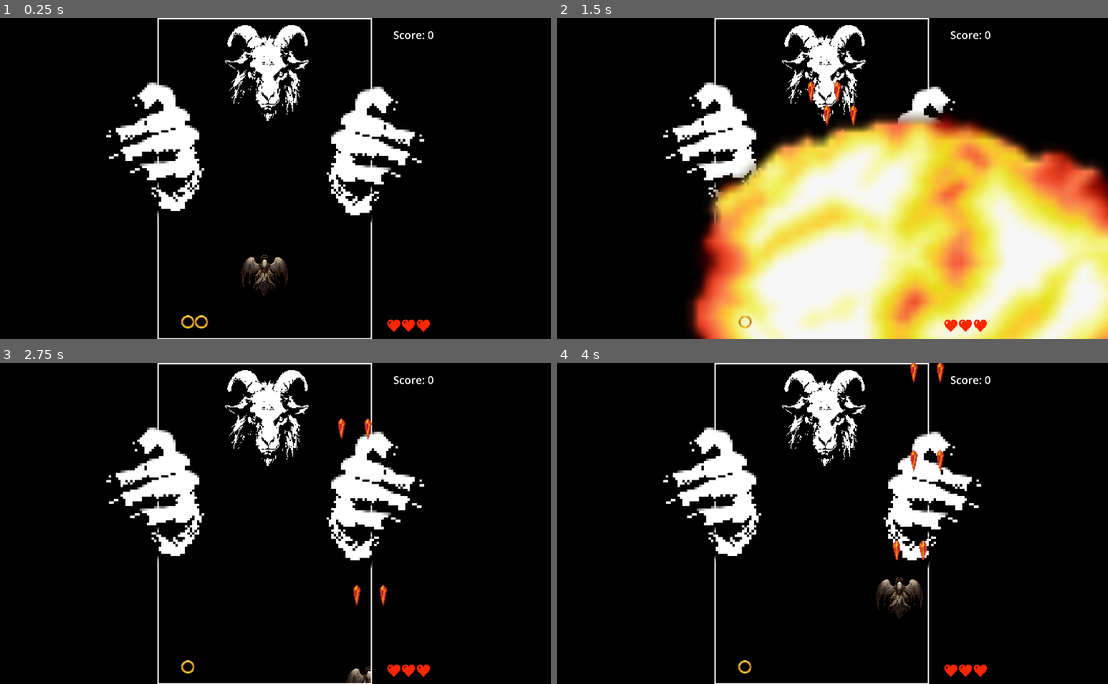
Above: before the commit, frames 1-4 (two rows, left to right).
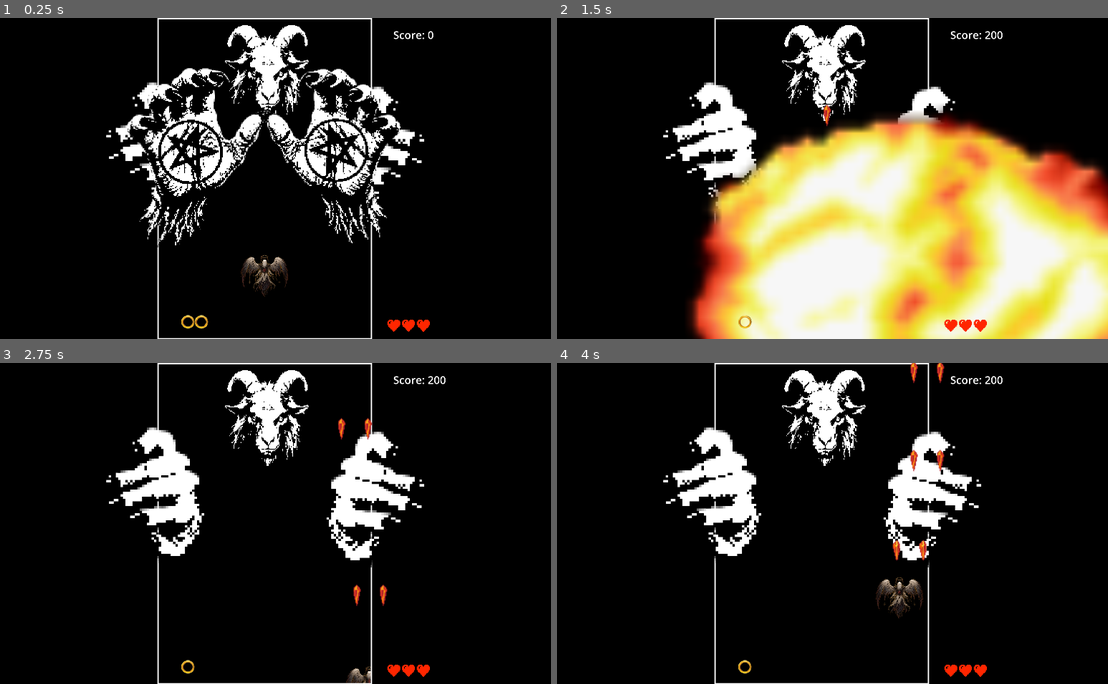
Above: after the commit, the same moments.

Repository: zero236789-sudo/Fallen-Angel
Game: Godot game, scene res://Scenes/game3.tscn
Same seed, same stepped clock (60 frames per second), same inputs: the game is played once before the commit and once after it. This scene is started directly instead of the project's main scene.
Inputs (mouse positions are in pixels of both pictures, inside the frame that each line leads up to):
- Up to frame 1 (0.25 s): no input
- Up to frame 2 (1.5 s): tap Enter at 0.5 s; move the mouse to (948, 162) at 0.52 s; hold D (ui_right) 0.53-1.28 s; hold Space (shoot) 0.53-1.28 s; move the mouse to (705, 194) at 1.27 s; hold S (ui_down) from 1.28 s (still down); tap E (bomb) at 1.35 s
- Up to frame 3 (2.75 s): tap Space (shoot) at 1.55, 2.3 s; move the mouse to (319, 452) at 2.02 s; release S (ui_down) at 2.03 s; hold D (ui_right) from 2.03 s (still down); hold R (reiniciar_nivel) from 2.03 s (still down)
- Up to frame 4 (4 s): move the mouse to (793, 587) at 2.77 s; release D (ui_right) at 2.78 s; release R (reiniciar_nivel) at 2.78 s; hold W (ui_up) 2.78-3.53 s; tap Space (shoot) at 2.85, 3.8 s; move the mouse to (992, 571) at 3.52 s; hold A (ui_left) from 3.53 s (still down); hold Shift (slow) from 3.53 s (still down)

The runs differ from the first frame. In frame 1, 8.2% of the frame differs, in the area x 22-73%, y 15-72%; in frame 2, 0.2%; in frame 3, less than 0.1%; in frame 4, less than 0.1%.

Commit message:
manos izq der vox

Diff:
--- /dev/null
+++ b/Enemies/left_hand.tscn
@@ -0,0 +1,25 @@
+[gd_scene load_steps=4 format=3 uid="uid://cux36mxu0n4hr"]
+
+[ext_resource type="Script" uid="uid://bnn1xx2phuhdx" path="res://Scripts/left_hand.gd" id="1_edfin"]
+[ext_resource type="Texture2D" uid="uid://0emmxmliobo1" path="res://Manoizq.png" id="2_g8s5v"]
+[ext_resource type="PackedScene" uid="uid://6rpkf88xqu3y" path="res://Scenes/AngelBullet.tscn" id="2_xqxi0"]
+
+[node name="LeftHand" type="CharacterBody2D"]
+collision_layer = 3
+script = ExtResource("1_edfin")
+bullet_scene = ExtResource("2_xqxi0")
+
+[node name="Sprite2D" type="Sprite2D" parent="."]
+position = Vector2(329, 63)
+scale = Vector2(0.83268386, 0.83268404)
+texture = ExtResource("2_g8s5v")
+
+[node name="AnimationPlayer" type="AnimationPlayer" parent="."]
+
+[node name="CollisionPolygon2D" type="CollisionPolygon2D" parent="."]
+position = Vector2(2.0000002, 21)
+scale = Vector2(0.7742854, 0.7742854)
+polygon = PackedVector2Array(34, 385, 31, 355, 57, 341, 74, 311, 84, 245, 93, 207, 108, 174, 152, 149, 185, 108, 220, 76, 244, 56, 246, 25, 274, -13, 296, -59, 312, -93, 322, -116, 325, -139, 313, -161, 275, -141, 243, -127, 216, -89, 202, -63, 188, -44, 172, -39, 153, -51, 141, -87, 130, -114, 119, -170, 119, -232, 149, -243, 156, -256, 174, -251, 184, -257, 161, -302, 124, -320, 73, -324, 54, -322, 44, -312, 19, -325, -4, -322, -18, -310, -30, -301, -43, -288, -55, -277, -67, -263, -65, -253, -91, -260, -108, -258, -124, -247, -132, -234, -147, -218, -159, -205, -164, -189, -160, -173, -153, -157, -150, -142, -146, -129, -173, -131, -193, -135, -210, -133, -221, -121, -232, -109, -245, -89, -247, -66, -238, -54, -222, -40, -206, -25, -194, -14, -186, 5, -176, 16, -172, 28, -134, 145, -141, 207, -171, 255, -192, 287, -198, 313, -173, 310, -166, 300, -163, 315, -163, 332, -164, 352, -169, 391, -145, 390, -123, 413, -107, 415, -87, 420, -67, 421, -37, 421, -25, 419, -2, 412, 27, 397)
+
+[node name="spawnpos" type="Marker2D" parent="."]
+position = Vector2(17, 39)
--- /dev/null
+++ b/Enemies/right_hand.tscn
@@ -0,0 +1,25 @@
+[gd_scene load_steps=4 format=3 uid="uid://bhxa15qixml1m"]
+
+[ext_resource type="Script" uid="uid://c0jlny78ldh5b" path="res://Scripts/right_hand.gd" id="1_xgn82"]
+[ext_resource type="Texture2D" uid="uid://ceidmk5nr1xxt" path="res://Sprites/ManoDer.png" id="2_1pm36"]
+[ext_resource type="PackedScene" uid="uid://6rpkf88xqu3y" path="res://Scenes/AngelBullet.tscn" id="2_bwtxw"]
+
+[node name="RightHand" type="CharacterBody2D"]
+collision_layer = 3
+script = ExtResource("1_xgn82")
+bullet_scene = ExtResource("2_bwtxw")
+
+[node name="Sprite2D" type="Sprite2D" parent="."]
+position = Vector2(-132.95415, -94.74997)
+scale = Vector2(0.8210577, 0.8210577)
+texture = ExtResource("2_1pm36")
+
+[node name="AnimationPlayer" type="AnimationPlayer" parent="."]
+
+[node name="CollisionPolygon2D" type="CollisionPolygon2D" parent="."]
+position = Vector2(189.0446, -132.70563)
+scale = Vector2(-0.7235494, 0.82094634)
+polygon = PackedVector2Array(34, 385, 31, 355, 57, 341, 74, 311, 84, 245, 93, 207, 108, 174, 152, 149, 185, 108, 220, 76, 244, 56, 246, 25, 274, -13, 296, -59, 312, -93, 322, -116, 325, -139, 313, -161, 275, -141, 243, -127, 216, -89, 202, -63, 188, -44, 172, -39, 153, -51, 141, -87, 130, -114, 119, -170, 119, -232, 149, -243, 156, -256, 174, -251, 184, -257, 161, -302, 124, -320, 73, -324, 54, -322, 44, -312, 19, -325, -4, -322, -18, -310, -30, -301, -43, -288, -55, -277, -67, -263, -65, -253, -91, -260, -108, -258, -124, -247, -132, -234, -147, -218, -159, -205, -164, -189, -160, -173, -153, -157, -150, -142, -146, -129, -173, -131, -193, -135, -210, -133, -221, -121, -232, -109, -245, -89, -247, -66, -238, -54, -222, -40, -206, -25, -194, -14, -186, 5, -176, 16, -172, 28, -134, 145, -141, 207, -171, 255, -192, 287, -198, 313, -173, 310, -166, 300, -163, 315, -163, 332, -164, 352, -169, 391, -145, 390, -123, 413, -107, 415, -87, 420, -67, 421, -37, 421, -25, 419, -2, 412, 27, 397)
+
+[node name="spawnpos" type="Marker2D" parent="."]
+position = Vector2(366, -40)
--- a/Scenes/game3.tscn
+++ b/Scenes/game3.tscn
@@ -13,6 +13,8 @@
 [ext_resource type="Texture2D" uid="uid://cixipus1ahod5" path="res://ManoDerechaAbi.png" id="12_o4lua"]
 [ext_resource type="Texture2D" uid="uid://r75eancnieg2" path="res://Cabezacabra.png" id="13_1rvy5"]
 [ext_resource type="Texture2D" uid="uid://fkd8omkwpb8n" path="res://ManoizquAbrir.png" id="13_kjnwh"]
+[ext_resource type="PackedScene" uid="uid://cux36mxu0n4hr" path="res://Enemies/left_hand.tscn" id="14_kjnwh"]
+[ext_resource type="PackedScene" uid="uid://bhxa15qixml1m" path="res://Enemies/right_hand.tscn" id="15_1rvy5"]
 
 [sub_resource type="Gradient" id="Gradient_ccubw"]
 
@@ -153,3 +155,9 @@
 [node name="ManoizquAbrir" type="Sprite2D" parent="."]
 position = Vector2(594, 478)
 texture = ExtResource("13_kjnwh")
+
+[node name="LeftHand" parent="." instance=ExtResource("14_kjnwh")]
+position = Vector2(696, 417)
+
+[node name="RightHand" parent="." instance=ExtResource("15_1rvy5")]
+position = Vector2(1029, 572)
--- /dev/null
+++ b/Scenes/hand_bullet.tscn
@@ -0,0 +1,7 @@
+[gd_scene format=3 uid="uid://oatph11hrhlw"]
+
+[node name="HandBullet" type="Area2D"]
+
+[node name="Sprite2D" type="Sprite2D" parent="."]
+
+[node name="CollisionShape2D" type="CollisionShape2D" parent="."]
--- /dev/null
+++ b/Scripts/left_hand.gd
@@ -0,0 +1,155 @@
+extends CharacterBody2D
+
+@export var bullet_scene: PackedScene
+@export var fire_rate: float = 0.5
+@export var bullets_per_shot: int = 3
+@export var spread_angle: float = 30
+@export var aim_at_player: bool = true
+@export var max_health: int = 16
+@export var points: int = 100
+@export var arm_bullet_speed: float = 350.0
+@export var arm_fire_rate: float = 0.08
+
+var current_health: int
+var player: Node2D
+var can_shoot := false
+var is_dead := false
+var ring_angle := 0.0
+var arm_angle := 0.0
+
+# ─── Temporizador de puntos ──────────────────────────────────
+var points_current: int
+var points_min: int = 100
+var timer_active: bool = false
+var entered_screen: bool = false
+
+func _ready():
+	points_current = points
+	current_health = max_health
+	add_to_group("enemy")
+
+	var players = get_tree().get_nodes_in_group("player")
+	if players.size() > 0:
+		player = players[0]
+
+	await get_tree().create_timer(0.5).timeout
+
+	var sprite = get_node_or_null("AnimatedSprite2D")
+	if sprite:
+		sprite.animation = "default"
+		sprite.play()
+
+	start_shooting()
+
+func _process(_delta: float) -> void:
+	var screen = get_viewport_rect()
+	if screen.has_point(global_position):
+		if not entered_screen:
+			entered_screen = true
+			start_point_timer()
+	else:
+		if entered_screen and not is_dead:
+			stop_point_timer()
+			queue_free()
+
+func get_spawn_points() -> Array:
+	var result: Array = []
+	_collect(self, result)
+	return result
+
+func _collect(node: Node, result: Array) -> void:
+	for child in node.get_children():
+		if child.name.begins_with("spawnpos"):
+			result.append(child)
+		_collect(child, result)
+
+func start_shooting():
+	if can_shoot:
+		return
+	can_shoot = true
+	shoot_loop()
+	arm_loop()
+
+func shoot_loop() -> void:
+	while is_instance_valid(self) and not is_dead:
+		shoot_ring()
+		await get_tree().create_timer(fire_rate).timeout
+
+func arm_loop() -> void:
+	while is_instance_valid(self) and not is_dead:
+		var arms := 12
+		for i in range(arms):
+			var angle = arm_angle + (TAU / arms) * i
+			var spawn = get_node_or_null("spawnpos")
+			var origin = spawn.global_position if spawn else global_position
+			spawn_arm_bullet(origin, Vector2(cos(angle), sin(angle)))
+		arm_angle += deg_to_rad(15.0)
+		await get_tree().create_timer(arm_fire_rate).timeout
+
+func shoot_ring() -> void:
+	for i in range(22):
+		var angle = ring_angle + (TAU / 22.0) * i
+		var spawn = get_node_or_null("spawnpos")
+		var origin = spawn.global_position if spawn else global_position
+		spawn_bullet(origin, Vector2(cos(angle), sin(angle)))
+	ring_angle += deg_to_rad(12.0)
+
+func get_base_dir(origin: Vector2) -> Vector2:
+	if aim_at_player and is_instance_valid(player):
+		return origin.direction_to(player.global_position)
+	return Vector2.DOWN
+
+func spawn_bullet(origin: Vector2, dir: Vector2) -> void:
+	var b = bullet_scene.instantiate()
+	b.global_position = origin
+	if "direction" in b:
+		b.direction = -dir.normalized()
+	get_tree().current_scene.add_child(b)
+
+func spawn_arm_bullet(origin: Vector2, dir: Vector2) -> void:
+	var b = bullet_scene.instantiate()
+	b.global_position = origin
+	if "direction" in b:
+		b.direction = -dir.normalized()
+	if "speed" in b:
+		b.speed = arm_bullet_speed
+	get_tree().current_scene.add_child(b)
+
+func flash_damage() -> void:
+	var s1 = get_node_or_null("Sprite2D")
+	var s2 = get_node_or_null("Sprite2D2")
+	if s1: s1.modulate = Color.RED
+	if s2: s2.modulate = Color.RED
+	await get_tree().create_timer(0.1).timeout
+	if s1: s1.modulate = Color.WHITE
+	if s2: s2.modulate = Color.WHITE
+
+func take_damage(amount: int) -> void:
+	if is_dead:
+		return
+	current_health -= amount
+	flash_damage()
+	if current_health <= 0:
+		die()
+
+func die() -> void:
+	if is_dead:
+		return
+	is_dead = true
+	stop_point_timer()
+	GameManager.add_score(points_current)
+	queue_free()
+
+# ─── TEMPORIZADOR DE PUNTOS ──────────────────────────────────
+func start_point_timer() -> void:
+	if timer_active:
+		return
+	timer_active = true
+	while timer_active and is_instance_valid(self):
+		await get_tree().create_timer(1.0).timeout
+		if not timer_active:
+			break
+		points_current = max(points_min, points_current - 10)
+
+func stop_point_timer() -> void:
+	timer_active = false
--- /dev/null
+++ b/Scripts/right_hand.gd
@@ -0,0 +1,155 @@
+extends CharacterBody2D
+
+@export var bullet_scene: PackedScene
+@export var fire_rate: float = 0.5
+@export var bullets_per_shot: int = 3
+@export var spread_angle: float = 30
+@export var aim_at_player: bool = true
+@export var max_health: int = 16
+@export var points: int = 100
+@export var arm_bullet_speed: float = 350.0
+@export var arm_fire_rate: float = 0.08
+
+var current_health: int
+var player: Node2D
+var can_shoot := false
+var is_dead := false
+var ring_angle := 0.0
+var arm_angle := 0.0
+
+# ─── Temporizador de puntos ──────────────────────────────────
+var points_current: int
+var points_min: int = 100
+var timer_active: bool = false
+var entered_screen: bool = false
+
+func _ready():
+	points_current = points
+	current_health = max_health
+	add_to_group("enemy")
+
+	var players = get_tree().get_nodes_in_group("player")
+	if players.size() > 0:
+		player = players[0]
+
+	await get_tree().create_timer(0.5).timeout
+
+	var sprite = get_node_or_null("AnimatedSprite2D")
+	if sprite:
+		sprite.animation = "default"
+		sprite.play()
+
+	start_shooting()
+
+func _process(_delta: float) -> void:
+	var screen = get_viewport_rect()
+	if screen.has_point(global_position):
+		if not entered_screen:
+			entered_screen = true
+			start_point_timer()
+	else:
+		if entered_screen and not is_dead:
+			stop_point_timer()
+			queue_free()
+
+func get_spawn_points() -> Array:
+	var result: Array = []
+	_collect(self, result)
+	return result
+
+func _collect(node: Node, result: Array) -> void:
+	for child in node.get_children():
+		if child.name.begins_with("spawnpos"):
+			result.append(child)
+		_collect(child, result)
+
+func start_shooting():
+	if can_shoot:
+		return
+	can_shoot = true
+	shoot_loop()
+	arm_loop()
+
+func shoot_loop() -> void:
+	while is_instance_valid(self) and not is_dead:
+		shoot_ring()
+		await get_tree().create_timer(fire_rate).timeout
+
+func arm_loop() -> void:
+	while is_instance_valid(self) and not is_dead:
+		var arms := 12
+		for i in range(arms):
+			var angle = arm_angle + (TAU / arms) * i
+			var spawn = get_node_or_null("spawnpos")
+			var origin = spawn.global_position if spawn else global_position
+			spawn_arm_bullet(origin, Vector2(cos(angle), sin(angle)))
+		arm_angle += deg_to_rad(15.0)
+		await get_tree().create_timer(arm_fire_rate).timeout
+
+func shoot_ring() -> void:
+	for i in range(22):
+		var angle = ring_angle + (TAU / 22.0) * i
+		var spawn = get_node_or_null("spawnpos")
+		var origin = spawn.global_position if spawn else global_position
+		spawn_bullet(origin, Vector2(cos(angle), sin(angle)))
+	ring_angle += deg_to_rad(12.0)
+
+func get_base_dir(origin: Vector2) -> Vector2:
+	if aim_at_player and is_instance_valid(player):
+		return origin.direction_to(player.global_position)
+	return Vector2.DOWN
+
+func spawn_bullet(origin: Vector2, dir: Vector2) -> void:
+	var b = bullet_scene.instantiate()
+	b.global_position = origin
+	if "direction" in b:
+		b.direction = -dir.normalized()
+	get_tree().current_scene.add_child(b)
+
+func spawn_arm_bullet(origin: Vector2, dir: Vector2) -> void:
+	var b = bullet_scene.instantiate()
+	b.global_position = origin
+	if "direction" in b:
+		b.direction = -dir.normalized()
+	if "speed" in b:
+		b.speed = arm_bullet_speed
+	get_tree().current_scene.add_child(b)
+
+func flash_damage() -> void:
+	var s1 = get_node_or_null("Sprite2D")
+	var s2 = get_node_or_null("Sprite2D2")
+	if s1: s1.modulate = Color.RED
+	if s2: s2.modulate = Color.RED
+	await get_tree().create_timer(0.1).timeout
+	if s1: s1.modulate = Color.WHITE
+	if s2: s2.modulate = Color.WHITE
+
+func take_damage(amount: int) -> void:
+	if is_dead:
+		return
+	current_health -= amount
+	flash_damage()
+	if current_health <= 0:
+		die()
+
+func die() -> void:
+	if is_dead:
+		return
+	is_dead = true
+	stop_point_timer()
+	GameManager.add_score(points_current)
+	queue_free()
+
+# ─── TEMPORIZADOR DE PUNTOS ──────────────────────────────────
+func start_point_timer() -> void:
+	if timer_active:
+		return
+	timer_active = true
+	while timer_active and is_instance_valid(self):
+		await get_tree().create_timer(1.0).timeout
+		if not timer_active:
+			break
+		points_current = max(points_min, points_current - 10)
+
+func stop_point_timer() -> void:
+	timer_active = false
--- a/project.godot
+++ b/project.godot
@@ -16,7 +16,7 @@
 
 config/name="Enemys"
 run/main_scene="uid://duggw5svsuooh"
-config/features=PackedStringArray("4.6", "Forward Plus")
+config/features=PackedStringArray("4.5", "Forward Plus")
 config/icon="res://Sprites/icon.svg"
 
 [autoload]
Not shown: 1 places in Scenes/game.tscn that only renumber resources
Not shown: 1 places in Scenes/game3.tscn that only renumber resources
Not shown, added: Scripts/left_hand.gd.uid
Not shown, added: Scripts/right_hand.gd.uid
Binary file added: Sprites/ManoDer.png
Not shown, added: Sprites/ManoDer.png.import
Binary file added: Sprites/Manoizq.png
Not shown, added: Sprites/Manoizq.png.import
